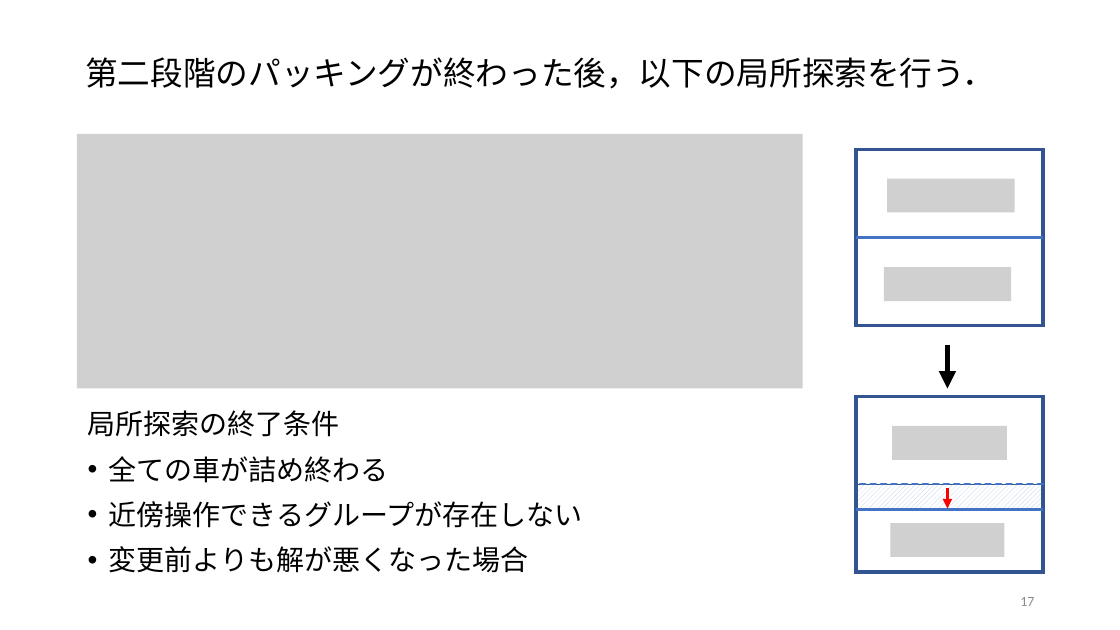
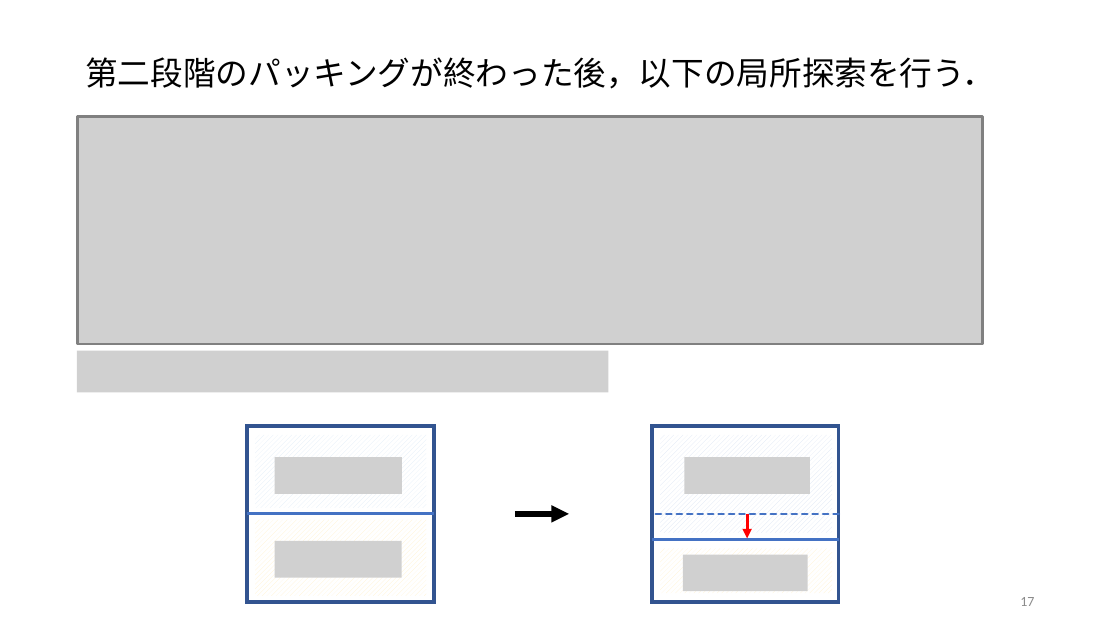
Before and after one commit to r-kurosu/kline, a slide deck: slide 17 of 卒論発表用スライド.pptx. Drawn at 1120x630 pixels with LibreOffice and Linux fonts; fonts in the diff are those of the drawing; grey boxes stand for pictures. Boxes give left, top, right and bottom in pixels: in the first picture for what was removed or moved away, otherwise in the second. Text is boxed around its words. In the diff, an @@ line names an element or a change of style, - is before the commit and + after.

```diff
--- a/卒論発表用スライド.pptx
+++ b/卒論発表用スライド.pptx
@@ picture: place and size @@
-picture at box(77, 134, 803, 389)
+picture at box(78, 117, 983, 344)
@@ picture removed at box(887, 179, 1015, 213) @@
@@ picture removed at box(884, 267, 1011, 301) @@
@@ picture added at box(77, 351, 609, 393) @@
@@ text removed at box(88, 410, 583, 573) @@
-局所探索の終了条件
-• 全ての車が詰め終わる
-• 近傍操作できるグループが存在しない
-• 変更前よりも解が悪くなった場合
@@ rectangle: place and size @@
-rectangle at box(857, 149, 1044, 325)
+rectangle at box(247, 425, 434, 602)
@@ rectangle added at box(255, 435, 427, 508), fill pattern #DEEBF7 on #FFFFFF @@
@@ rectangle added at box(660, 435, 833, 534), fill pattern #DAE3F3 on #FFFFFF @@
@@ picture removed at box(892, 426, 1007, 460) @@
@@ picture added at box(275, 457, 402, 494) @@
@@ picture added at box(685, 457, 810, 494) @@
@@ rectangle removed at box(856, 484, 1043, 508) @@
@@ line moved from (1044, 238) - (856, 238) to (434, 514) - (247, 514) @@
@@ line (434, 514) - (247, 514): stroke #4472C4 2.25 pt to #4472C4 2.5 pt @@
@@ rectangle added at box(255, 520, 427, 597), fill pattern #FFF2CC on #FFFFFF @@
@@ arrow moved from (948, 344) - (948, 389) to (515, 514) - (569, 514) @@
@@ 2 lines, 1 rectangle: place and size @@
-2 lines, 1 rectangle at box(856, 396, 1044, 572)
+2 lines, 1 rectangle at box(652, 426, 839, 602)
@@ line (839, 539) - (652, 539): stroke #4472C4 2.25 pt to #4472C4 2.5 pt @@
@@ arrow moved from (948, 488) - (948, 508) to (747, 514) - (747, 539) @@
@@ picture removed at box(891, 523, 1005, 557) @@
@@ picture added at box(275, 541, 402, 578) @@
@@ rectangle added at box(660, 549, 833, 593), fill pattern #FFF2CC on #FFFFFF @@
@@ picture added at box(683, 555, 808, 592) @@
```
Also in this commit, not shown: 1 other slide changed.
